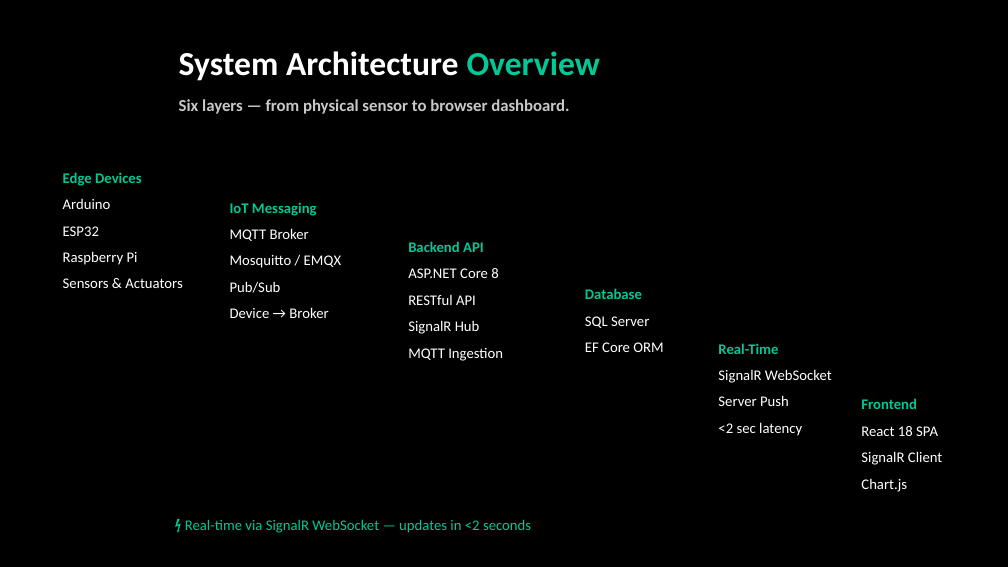
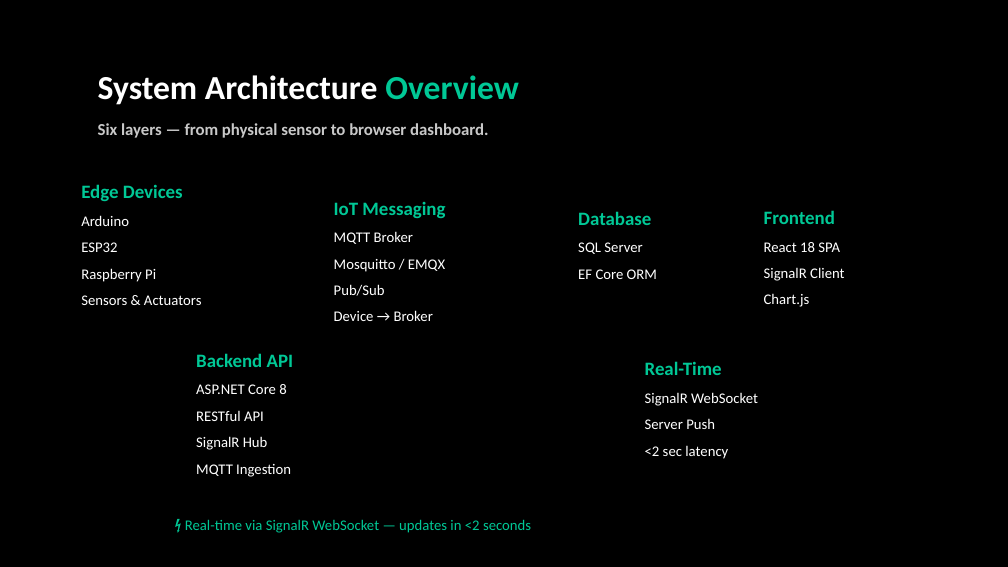
Before and after one commit to TranRTC/capstone_project, a slide deck: slide 6 of Capstone Project Presentation.pptx. Drawn at 1008x567 pixels with LibreOffice and Linux fonts; fonts in the diff are those of the drawing. Boxes give left, top, right and bottom in pixels: in the first picture for what was removed or moved away, otherwise in the second. Text is boxed around its words. In the diff, an @@ line names an element or a change of style, - is before the commit and + after.

Commit message:
modify ppt

```diff
--- a/Capstone Project Presentation.pptx
+++ b/Capstone Project Presentation.pptx
@@ text "System Architecture Overview": place and size @@
-text "System Architecture Overview" at [179,51,600,81]
+text "System Architecture Overview" at [98,75,518,105]
@@ text "Six layers — from physical ...": place and size @@
-text "Six layers — from physical ..." at [179,99,569,114]
+text "Six layers — from physical ..." at [98,123,488,138]
@@ text "Edge Devices": place and size @@
-text "Edge Devices" at [63,172,183,288]
+text "Edge Devices" at [81,184,202,305]
@@ text at [81,184,183,201]: size 14 to 18 pt in "Edge Devices" @@
@@ text "IoT Messaging": place and size @@
-text "IoT Messaging" at [230,202,341,318]
+text "IoT Messaging" at [334,202,445,321]
@@ text at [334,202,445,218]: size 14 to 18 pt in "IoT Messaging" @@
@@ text "Database": place and size @@
-text "Database" at [585,288,663,352]
+text "Database" at [578,211,657,279]
@@ text "Frontend": place and size @@
-text "Frontend" at [861,398,942,492]
+text "Frontend" at [764,210,844,307]
@@ text at [578,211,651,225]: size 14 to 18 pt in "Database" @@
@@ text at [764,210,835,224]: size 14 to 18 pt in "Frontend" @@
@@ text "Backend API": place and size @@
-text "Backend API" at [408,241,503,361]
+text "Backend API" at [196,353,294,477]
@@ text at [196,353,294,367]: size 14 to 18 pt in "Backend API" @@
@@ text "Real-Time": place and size @@
-text "Real-Time" at [718,343,832,436]
+text "Real-Time" at [645,361,758,459]
@@ text at [645,361,722,375]: size 14 to 18 pt in "Real-Time" @@
```
Also in this commit, not shown: 11 other slides changed.
